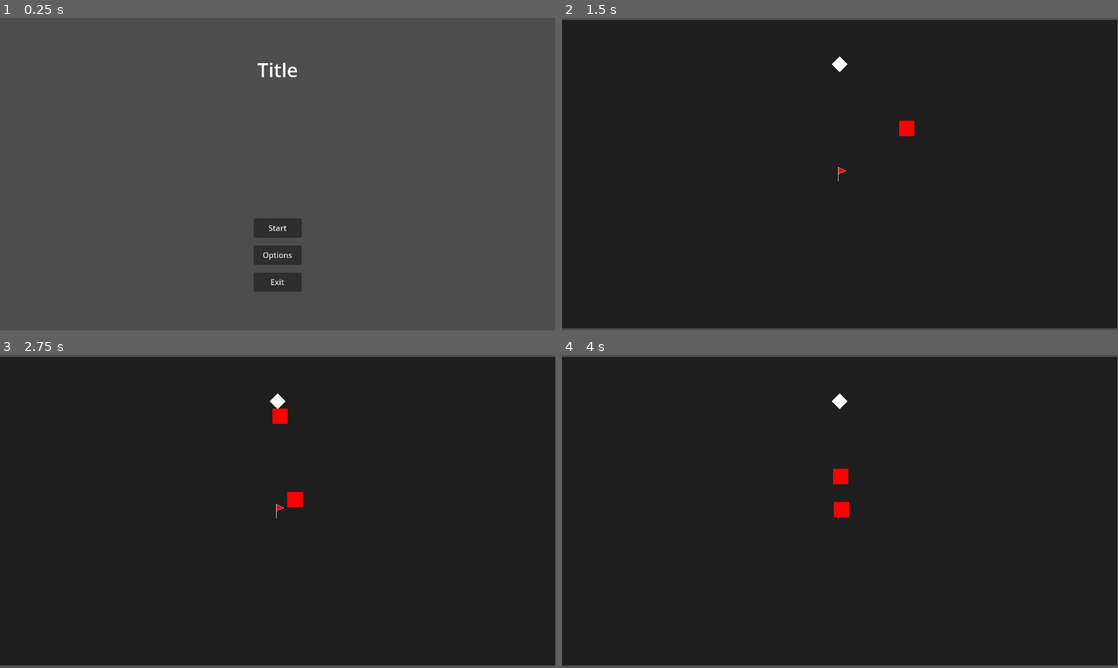
Above: before the commit, frames 1-4 (two rows, left to right).
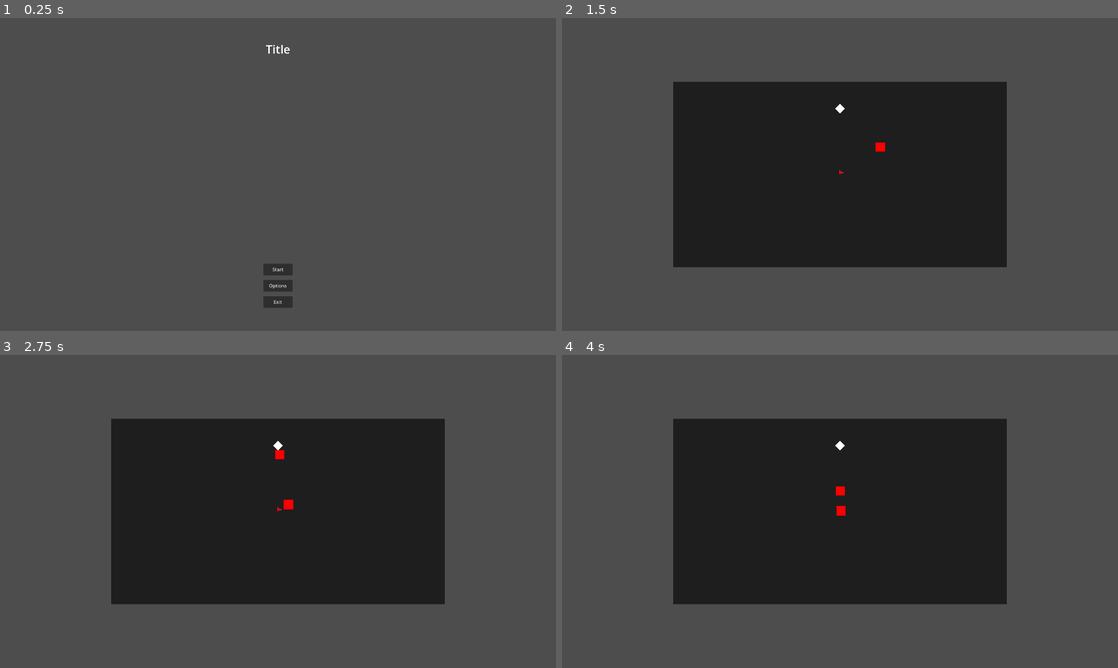
Above: after the commit, the same moments.

Repository: duckenclaw/gmtk2025
Game: Godot game, scene res://src/main_menu.tscn
Two runs of this game, one before a commit and one after it. Both use one fixed random seed, a clock stepped at 60 frames per second and the inputs below.
Inputs (mouse positions are in pixels of both pictures, inside the frame that each line leads up to):
- Up to frame 1 (0.25 s): no input
- Up to frame 2 (1.5 s): click "Start" at 0.5 s; move the mouse to (962, 158) at 1.27 s; press the mouse at (962, 158) at 1.28 s; hold Right (ui_right) from 1.28 s (still down)
- Up to frame 3 (2.75 s): move the mouse to (166, 527) at 2.02 s; release Right (ui_right) at 2.03 s; release the mouse at (166, 527) at 2.03 s; hold Down (ui_down) from 2.03 s (still down); click (166, 527) at 2.1 s
- Up to frame 4 (4 s): move the mouse to (895, 442) at 2.77 s; release Down (ui_down) at 2.78 s; press the mouse at (895, 442) at 2.78 s; hold Right (ui_right) 2.78-3.53 s; move the mouse to (812, 574) at 3.52 s; release the mouse at (812, 574) at 3.53 s; hold Up (ui_up) from 3.53 s (still down); click (812, 574) at 3.6 s
In our replay, the window is 799x449 before the commit and 800x450 after it. These sizes can differ from the game's own. Grey fills any space a smaller window leaves; there, only what the larger window draws over its background counts as a difference.

The runs differ from the first frame. In frame 1, 1.8% of the frame differs, in the area x 45-55%, y 8-93%; in frame 2, 63%; in frame 3, 63%; in frame 4, 63%, in the area x 0-100%, y 0-100%.

Commit message:
added player, actions, recording, theme

Diff:
--- /dev/null
+++ b/assets/theme/button_disabled_style_box_flat.tres
@@ -0,0 +1,12 @@
+[gd_resource type="StyleBoxFlat" format=3 uid="uid://brhmiog8uev15"]
+
+[resource]
+content_margin_left = 4.0
+content_margin_top = 1.0
+content_margin_right = 4.0
+content_margin_bottom = 2.0
+bg_color = Color(0.22942099, 0.01604696, 0.13820769, 1)
+corner_radius_top_left = 2
+corner_radius_top_right = 2
+corner_radius_bottom_right = 2
+corner_radius_bottom_left = 2
--- /dev/null
+++ b/assets/theme/button_hover_style_box_flat.tres
@@ -0,0 +1,10 @@
+[gd_resource type="StyleBoxFlat" format=3 uid="uid://bnc5n0yi6oy25"]
+
+[resource]
+content_margin_left = 4.0
+content_margin_top = 1.0
+content_margin_right = 4.0
+content_margin_bottom = 2.0
+bg_color = Color(0.71685183, 0.29069027, 0.61873865, 1)
+corner_radius_top_left = 2
+corner_radius_bottom_left = 2
--- /dev/null
+++ b/assets/theme/button_normal_style_box_flat.tres
@@ -0,0 +1,12 @@
+[gd_resource type="StyleBoxFlat" format=3 uid="uid://b8p11lhb0vyc7"]
+
+[resource]
+content_margin_left = 4.0
+content_margin_top = 1.0
+content_margin_right = 4.0
+content_margin_bottom = 2.0
+bg_color = Color(0.5332354, 0.08421422, 0.34661677, 1)
+corner_radius_top_left = 2
+corner_radius_top_right = 2
+corner_radius_bottom_right = 2
+corner_radius_bottom_left = 2
--- /dev/null
+++ b/assets/theme/button_pressed_style_box_flat.tres
@@ -0,0 +1,12 @@
+[gd_resource type="StyleBoxFlat" format=3 uid="uid://cd2hf2ifh7fe0"]
+
+[resource]
+content_margin_left = 4.0
+content_margin_top = 1.0
+content_margin_right = 4.0
+content_margin_bottom = 2.0
+bg_color = Color(0.5332354, 0.08421422, 0.34661677, 1)
+corner_radius_top_left = 2
+corner_radius_top_right = 2
+corner_radius_bottom_right = 2
+corner_radius_bottom_left = 2
--- /dev/null
+++ b/assets/theme/progressbar_base_style_box_flat.tres
@@ -0,0 +1,12 @@
+[gd_resource type="StyleBoxFlat" format=3 uid="uid://db4tctjy07qwi"]
+
+[resource]
+bg_color = Color(0.5332354, 0.08421422, 0.34661677, 1)
+border_width_left = 2
+border_width_top = 2
+border_width_right = 2
+border_width_bottom = 2
+corner_radius_top_left = 2
+corner_radius_top_right = 2
+corner_radius_bottom_right = 2
+corner_radius_bottom_left = 2
--- /dev/null
+++ b/assets/theme/progressbar_fill_style_box_flat.tres
@@ -0,0 +1,9 @@
+[gd_resource type="StyleBoxFlat" format=3 uid="uid://dor8y701r1diw"]
+
+[resource]
+bg_color = Color(0.71685183, 0.29069027, 0.61873865, 1)
+border_width_left = 2
+border_width_top = 2
+border_width_bottom = 2
+corner_radius_top_left = 2
+corner_radius_bottom_left = 2
--- a/assets/theme/theme.tres
+++ b/assets/theme/theme.tres
@@ -1,3 +1,36 @@
-[gd_resource type="Theme" format=3 uid="uid://k2ln5rsbwqg8"]
+[gd_resource type="Theme" load_steps=9 format=3 uid="uid://c8qwnhn2pdfrw"]
+
+[ext_resource type="StyleBox" path="res://assets/theme/button_hover_style_box_flat.tres" id="1_10c53"]
+[ext_resource type="StyleBox" path="res://assets/theme/button_disabled_style_box_flat.tres" id="1_r3vf3"]
+[ext_resource type="StyleBox" path="res://assets/theme/button_normal_style_box_flat.tres" id="2_r3vf3"]
+[ext_resource type="StyleBox" path="res://assets/theme/progressbar_base_style_box_flat.tres" id="3_abxy8"]
+[ext_resource type="StyleBox" path="res://assets/theme/button_pressed_style_box_flat.tres" id="4_abxy8"]
+[ext_resource type="StyleBox" path="res://assets/theme/progressbar_fill_style_box_flat.tres" id="4_hfrb8"]
+
+[sub_resource type="StyleBoxEmpty" id="StyleBoxEmpty_10c53"]
+
+[sub_resource type="StyleBoxFlat" id="StyleBoxFlat_5jiwi"]
+bg_color = Color(0, 0, 0, 1)
+border_width_left = 2
+border_width_top = 2
+border_width_right = 2
+border_width_bottom = 2
+corner_radius_top_left = 4
+corner_radius_top_right = 4
+corner_radius_bottom_right = 4
+corner_radius_bottom_left = 4
+corner_detail = 10
 
 [resource]
+Button/styles/disabled = ExtResource("1_r3vf3")
+Button/styles/focus = SubResource("StyleBoxEmpty_10c53")
+Button/styles/hover = ExtResource("1_10c53")
+Button/styles/normal = ExtResource("2_r3vf3")
+Button/styles/pressed = ExtResource("4_abxy8")
+MarginContainer/constants/margin_bottom = 8
+MarginContainer/constants/margin_left = 8
+MarginContainer/constants/margin_right = 8
+MarginContainer/constants/margin_top = 8
+PanelContainer/styles/panel = SubResource("StyleBoxFlat_5jiwi")
+ProgressBar/styles/background = ExtResource("3_abxy8")
+ProgressBar/styles/fill = ExtResource("4_hfrb8")
--- a/project.godot
+++ b/project.godot
@@ -21,10 +21,21 @@
 Ref="*res://src/ref.gd"
 State="*res://src/game/state.gd"
 
+[display]
+
+window/size/viewport_width=1920
+window/size/viewport_height=1080
+window/stretch/mode="viewport"
+
 [global_group]
 
 enemy=""
 loopOrigin=""
+player=""
+
+[gui]
+
+theme/custom="uid://k2ln5rsbwqg8"
 
 [input]
 
@@ -60,6 +71,11 @@
 , Object(InputEventKey,"resource_local_to_scene":false,"resource_name":"","device":-1,"window_id":0,"alt_pressed":false …(183 unchanged characters)…
 ]
 }
+mouse_click={
+"deadzone": 0.2,
+"events": [Object(InputEventMouseButton,"resource_local_to_scene":false,"resource_name":"","device":-1,"window_id":0,"alt_pressed":false,"shift_pressed":false,"ctrl_pressed":false,"meta_pressed":false,"button_mask":0,"position":Vector2(0, 0),"global_position":Vector2(0, 0),"factor":1.0,"button_index":1,"canceled":false,"pressed":false,"double_click":false,"script":null)
+]
+}
 
 [rendering]
 
--- /dev/null
+++ b/src/player/actions/action.gd
@@ -0,0 +1,8 @@
+extends Node2D
+class_name Action
+
+var available: bool = false
+var active: bool = false
+
+func accept_command(command: Command):
+	pass
--- /dev/null
+++ b/src/player/actions/fire_action.gd
@@ -0,0 +1,29 @@
+extends Action
+class_name FireAction
+
+const FIRE_DAMAGE = 1.0
+
+@onready var area_2d: Area2D = $Area2D
+
+var target_group: String = "enemy"
+var targets_in_area: Array
+
+
+func _ready() -> void:
+	area_2d.area_entered.connect(_on_area_entered)
+	area_2d.area_exited.connect(_on_area_exited)
+
+func accept_command(command: Command):
+	if command is CommandMouse:
+		if command.is_pressed:
+			for enemy in targets_in_area:
+				enemy.take_damage(FIRE_DAMAGE)
+
+
+
+func _on_area_entered(area):
+	if area.is_in_group(target_group):
+		targets_in_area.append(area)
+
+func _on_area_exited(area):
+	targets_in_area.erase(area)
--- a/src/player/command.gd
+++ /dev/null
@@ -1 +0,0 @@
-extends Node
--- /dev/null
+++ b/src/player/commands/command.gd
@@ -0,0 +1 @@
+class_name Command
--- /dev/null
+++ b/src/player/commands/command_mouse.gd
@@ -0,0 +1,11 @@
+extends Command
+class_name CommandMouse
+
+var direction: Vector2
+var mouse_position: Vector2
+var is_pressed: bool
+
+func _init(_direction: Vector2, _mouse_position: Vector2, _is_pressed: bool) -> void:
+	direction = _direction
+	mouse_position = _mouse_position
+	is_pressed = _is_pressed
--- /dev/null
+++ b/src/player/commands/command_mouse_released.gd
@@ -0,0 +1,9 @@
+extends Command
+class_name CommandMouseReleased
+
+var direction: Vector2
+var mouse_position: Vector2
+
+func _init(_direction: Vector2, _mouse_position: Vector2) -> void:
+	direction = _direction
+	mouse_position = _mouse_position
--- /dev/null
+++ b/src/player/commands/command_move.gd
@@ -0,0 +1,9 @@
+extends Command
+class_name CommandMove
+
+var direction: Vector2
+var delta: float
+
+func _init(_direction, _delta) -> void:
+	direction = _direction
+	delta = _delta
--- /dev/null
+++ b/src/player/commands/saved_command.gd
@@ -0,0 +1,8 @@
+class_name SavedCommand
+
+var activation_time_sec: float
+var command: Command
+
+func _init(_activation_time_sec, _command: Command) -> void:
+	activation_time_sec = _activation_time_sec
+	command = _command
--- a/src/player/player.gd
+++ b/src/player/player.gd
@@ -1,8 +1,80 @@
 extends Node2D
 class_name Player
 
+const MOVE_SPEED = 400.0
 
-var isCopy = false
+var is_copy: bool = false
 
-func accept_command():
-	pass
+signal player_died
+signal player_health_changed(health: float)
+
+var history: Array[SavedCommand]
+var is_recording: bool = false
+var start_of_recording: float = 0.0
+
+var actions: Array[Action]
+@onready var current_action: Action = $Actions/NoneAction
+
+var max_health := 100.0
+var health := 100.0
+
+@onready var actions_node: Node2D = $Actions
+
+
+func _ready() -> void:
+	actions.append_array(actions_node.get_children())
+
+
+
+func _physics_process(delta: float) -> void:
+	if is_copy: return
+
+	var direction = Input.get_vector("ui_left", "ui_right", "ui_up", "ui_down")
+	direction = direction.normalized()
+	accept_command(CommandMove.new(direction, delta))
+
+	var mouse_pos: Vector2 = get_global_mouse_position()
+	var mouse_direction: Vector2 = (mouse_pos - global_position).normalized()
+	var command_mouse := CommandMouse.new(mouse_direction, mouse_pos, Input.is_action_pressed("mouse_click"))
+	accept_command(command_mouse)
+
+
+	if Input.is_action_just_released("mouse_click"):
+		var command_click := CommandMouseReleased.new(mouse_direction, mouse_pos)
+		accept_command(command_click)
+
+
+
+
+func accept_command(command: Command):
+	if is_recording:
+		var since_start = get_ticks_sec() - start_of_recording
+		history.append(SavedCommand.new(since_start, command))
+
+	current_action.accept_command(command)
+
+	if command is CommandMove:
+		position += command.direction * command.delta *  MOVE_SPEED
+
+func take_damage(damage: float):
+	health -= damage
+	if health <= 0.0:
+		health = 0.0
+		player_health_changed.emit(health)
+		player_died.emit()
+	else:
+		player_health_changed.emit(health)
+
+
+
+
+func start_recording():
+	start_of_recording = get_ticks_sec()
+	is_recording = true
+
+func stop_recording():
+	is_recording = false
+
+
+func get_ticks_sec() -> float:
+	return Time.get_ticks_msec() / 1000.0
--- a/src/player/player.tscn
+++ b/src/player/player.tscn
@@ -1,6 +1,27 @@
-[gd_scene load_steps=2 format=3 uid="uid://cni2a6p1fkqef"]
+[gd_scene load_steps=4 format=3 uid="uid://cni2a6p1fkqef"]
 
 [ext_resource type="Script" uid="uid://cwhyfhc6c1nya" path="res://src/player/player.gd" id="1_4anbu"]
+[ext_resource type="Script" uid="uid://co86e1n8ijmiw" path="res://src/player/actions/fire_action.gd" id="2_rxibo"]
 
-[node name="Player" type="Node2D"]
+[sub_resource type="ConvexPolygonShape2D" id="ConvexPolygonShape2D_rxibo"]
+points = PackedVector2Array(0, 0, 150, -50, 180, 0, 150, 50)
+
+[node name="Player" type="Node2D" groups=["player"]]
 script = ExtResource("1_4anbu")
+
+[node name="ColorRect" type="ColorRect" parent="."]
+offset_left = -14.0
+offset_top = -40.0
+offset_right = 14.0
+
+[node name="Actions" type="Node2D" parent="."]
+
+[node name="NoneAction" type="Node2D" parent="Actions"]
+
+[node name="FireAction" type="Node2D" parent="Actions"]
+script = ExtResource("2_rxibo")
+
+[node name="Area2D" type="Area2D" parent="Actions/FireAction"]
+
+[node name="CollisionShape2D" type="CollisionShape2D" parent="Actions/FireAction/Area2D"]
+shape = SubResource("ConvexPolygonShape2D_rxibo")
--- /dev/null
+++ b/src/player/replay.gd
@@ -0,0 +1,13 @@
+extends Node
+class_name Replay
+
+var history: Array[SavedCommand]
+
+var is_replaying: bool = false
+var replay_porgress: float = 0.0
+
+
+func _process(delta: float) -> void:
+
+	if is_replaying:
+		pass
--- /dev/null
+++ b/src/tests/player_test.tscn
@@ -0,0 +1,8 @@
+[gd_scene load_steps=2 format=3 uid="uid://dg38jrcdqfrrh"]
+
+[ext_resource type="PackedScene" uid="uid://cni2a6p1fkqef" path="res://src/player/player.tscn" id="1_5gv50"]
+
+[node name="PlayerTest" type="Node2D"]
+
+[node name="Player" parent="." instance=ExtResource("1_5gv50")]
+position = Vector2(684, 380)
--- a/src/ui/game_ui.tscn
+++ b/src/ui/game_ui.tscn
@@ -1,11 +1,12 @@
-[gd_scene load_steps=2 format=3 uid="uid://ce880iha75f3d"]
+[gd_scene load_steps=3 format=3 uid="uid://ce880iha75f3d"]
 
 [ext_resource type="Script" uid="uid://dbejkj7uymni8" path="res://src/ui/game_ui.gd" id="1_jlfe0"]
+[ext_resource type="PackedScene" uid="uid://b0wa65js18xls" path="res://src/ui/progress_bar/progress_bar.tscn" id="2_r30kv"]
 
 [node name="GameUi" type="CanvasLayer"]
 script = ExtResource("1_jlfe0")
 
-[node name="HBoxContainer" type="HBoxContainer" parent="."]
+[node name="Actions" type="HBoxContainer" parent="."]
 anchors_preset = 12
 anchor_top = 1.0
 anchor_right = 1.0
@@ -13,5 +14,22 @@
 grow_horizontal = 2
 grow_vertical = 0
 
-[node name="TextureButton" type="TextureButton" parent="HBoxContainer"]
+[node name="TextureButton" type="TextureButton" parent="Actions"]
 layout_mode = 2
+
+[node name="Copies" type="HBoxContainer" parent="."]
+offset_right = 40.0
+offset_bottom = 40.0
+
+[node name="HealthContainer" type="VBoxContainer" parent="."]
+offset_left = 35.0
+offset_top = 41.0
+offset_right = 530.0
+offset_bottom = 98.0
+
+[node name="Label" type="Label" parent="HealthContainer"]
+layout_mode = 2
+text = "Health"
+
+[node name="ProgressBar" parent="HealthContainer" instance=ExtResource("2_r30kv")]
+layout_mode = 2
--- /dev/null
+++ b/src/ui/progress_bar/progress_bar.gd
@@ -0,0 +1,15 @@
+extends ProgressBar
+#class_name ProgressBar # hides native class
+
+var res: E.ResType = E.ResType.NONE
+
+@onready var h_box_container: HBoxContainer = $HBoxContainer
+@onready var value_label: Label = $HBoxContainer/ValueLabel
+@onready var slash: Label = $HBoxContainer/Slash
+@onready var goal_label: Label = $HBoxContainer/GoalLabel
+
+
+func _process(_delta: float) -> void:
+	h_box_container.size = size
+	value_label.text = NF.big(value)
+	goal_label.text = NF.big(max_value) + " " + E.get_res_name(res)
--- /dev/null
+++ b/src/ui/progress_bar/progress_bar.tscn
@@ -0,0 +1,35 @@
+[gd_scene load_steps=2 format=3 uid="uid://b0wa65js18xls"]
+
+[ext_resource type="Script" uid="uid://dtg3plw431qxi" path="res://src/ui/progress_bar/progress_bar.gd" id="1_7w4ie"]
+
+[node name="ProgressBar" type="ProgressBar"]
+custom_minimum_size = Vector2(0, 30)
+offset_right = 476.0
+offset_bottom = 30.0
+step = 0.0
+value = 50.0
+show_percentage = false
+script = ExtResource("1_7w4ie")
+
+[node name="HBoxContainer" type="HBoxContainer" parent="."]
+layout_mode = 0
+offset_right = 479.0
+offset_bottom = 40.0
+alignment = 1
+
+[node name="ValueLabel" type="Label" parent="HBoxContainer"]
+layout_mode = 2
+size_flags_horizontal = 3
+text = "165212121"
+horizontal_alignment = 2
+vertical_alignment = 1
+
+[node name="Slash" type="Label" parent="HBoxContainer"]
+layout_mode = 2
+text = "/"
+
+[node name="GoalLabel" type="Label" parent="HBoxContainer"]
+layout_mode = 2
+size_flags_horizontal = 3
+text = "125182581752817"
+vertical_alignment = 1
Not shown, added: src/player/actions/action.gd.uid
Not shown, added: src/player/actions/fire_action.gd.uid
Renamed: src/player/command.gd.uid -> src/player/commands/command.gd.uid
Not shown, added: src/player/commands/command_mouse.gd.uid
Not shown, added: src/player/commands/command_mouse_released.gd.uid
Not shown, added: src/player/commands/command_move.gd.uid
Not shown, added: src/player/commands/saved_command.gd.uid
Not shown, added: src/player/replay.gd.uid
Not shown, added: src/ui/progress_bar/progress_bar.gd.uid
